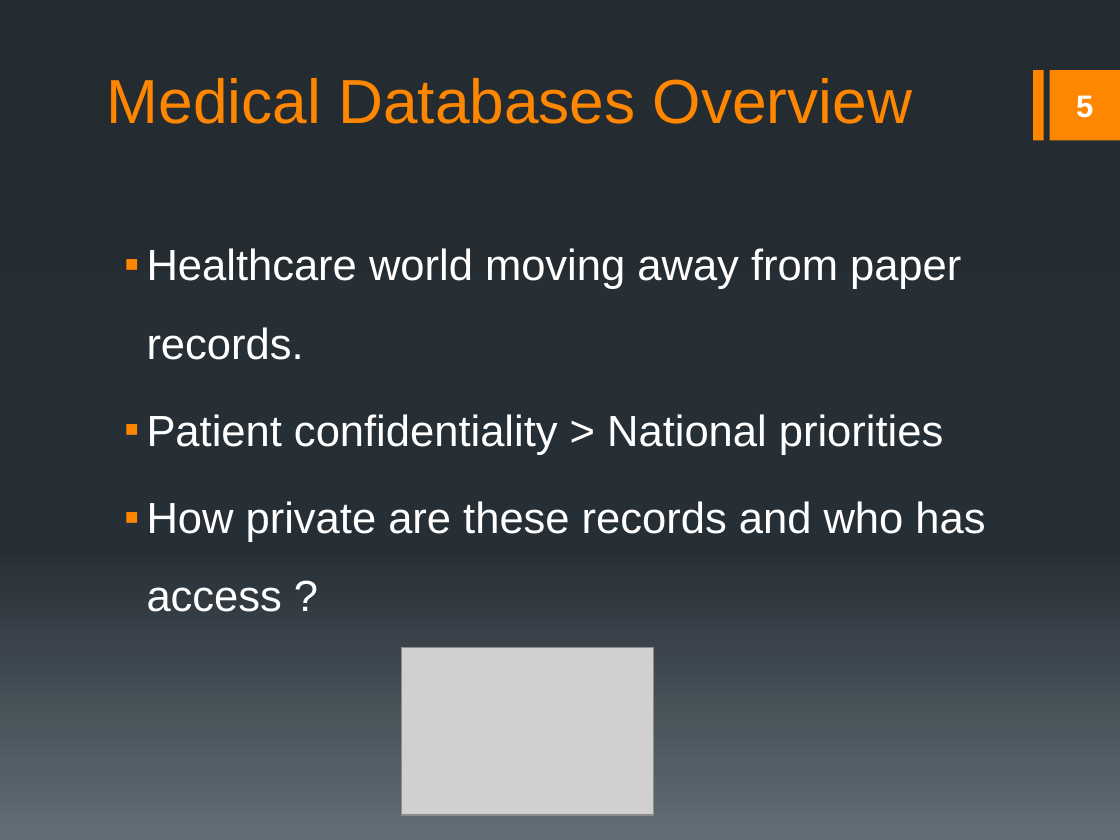
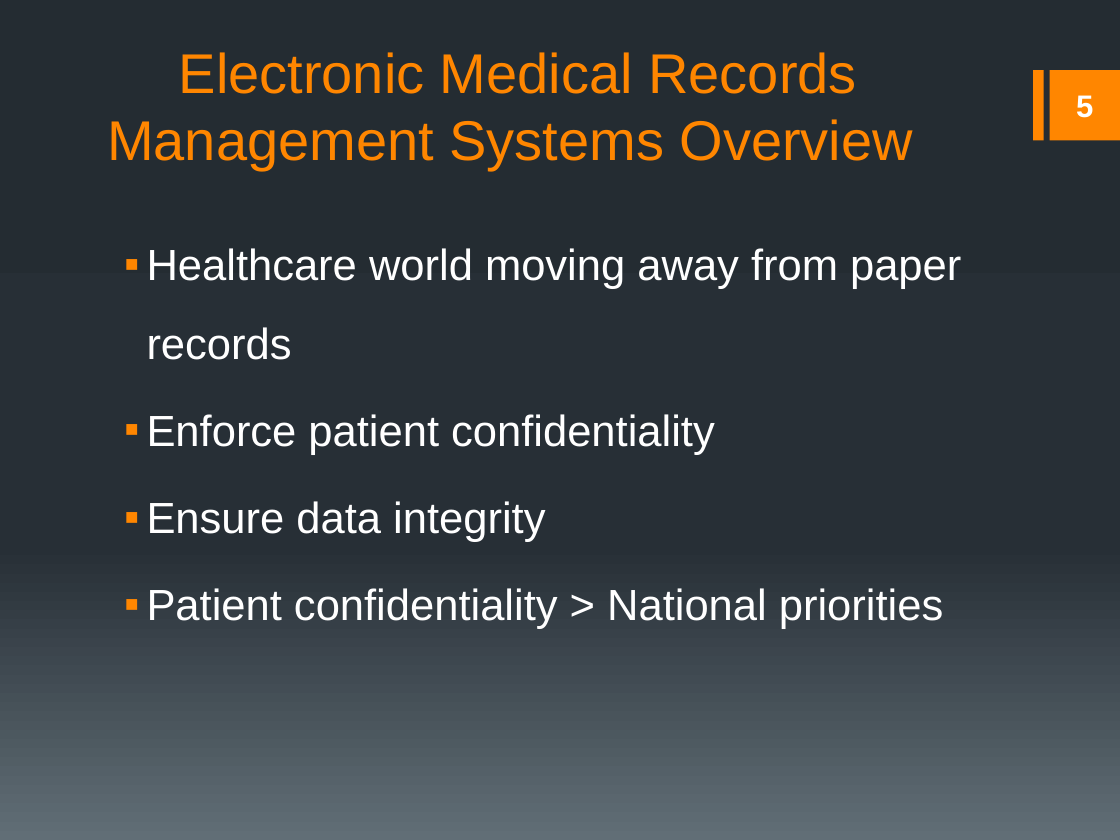
Before and after one commit to rmkane/semrs, a slide deck: slide 5 of Documentation/Final_Presentation.pptx. Drawn at 1120x840 pixels with LibreOffice and Linux fonts; fonts in the diff are those of the drawing; grey boxes stand for pictures. Boxes give left, top, right and bottom in pixels: in the first picture for what was removed or moved away, otherwise in the second. Text is boxed around its words. In the diff, an @@ line names an element or a change of style, - is before the commit and + after.

```diff
--- a/Documentation/Final_Presentation.pptx
+++ b/Documentation/Final_Presentation.pptx
@@ title at box(107, 52, 913, 170): text changed; size 40 to 36 pt @@
-Medical Databases Overview
+Electronic Medical Records Management Systems Overview
@@ text at box(147, 248, 961, 542): text changed @@
-▪ Healthcare world moving away from paper records.
+▪ Healthcare world moving away from paper records
+▪ Enforce patient confidentiality
+▪ Ensure data integrity
@@ text at box(147, 501, 985, 612): paragraph removed @@
-▪ How private are these records and who has access ?
@@ picture removed at box(401, 647, 653, 815) @@
```
Also in this commit, not shown: 2 other slides changed, 1 slide added, 2 slides removed, 3 other files.
